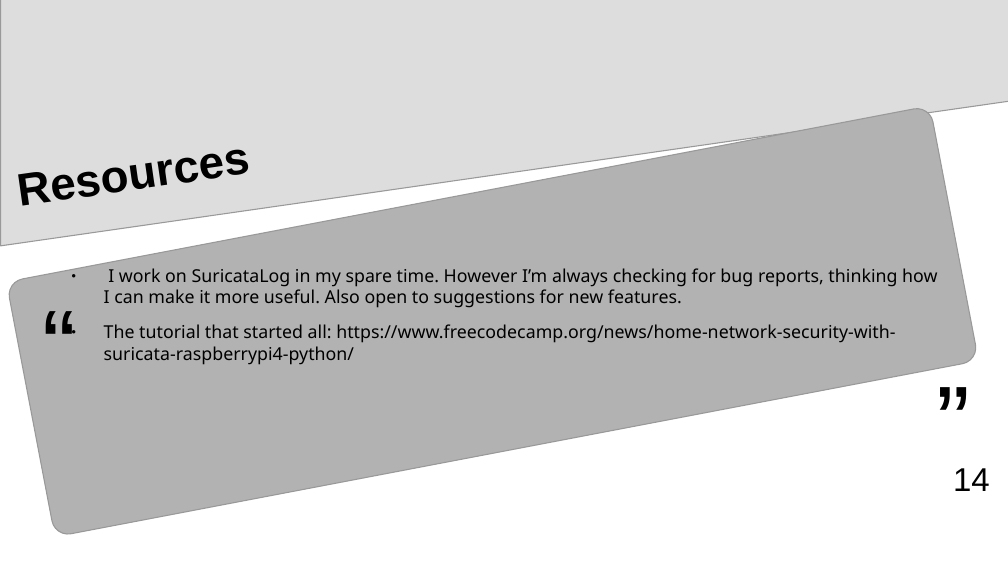
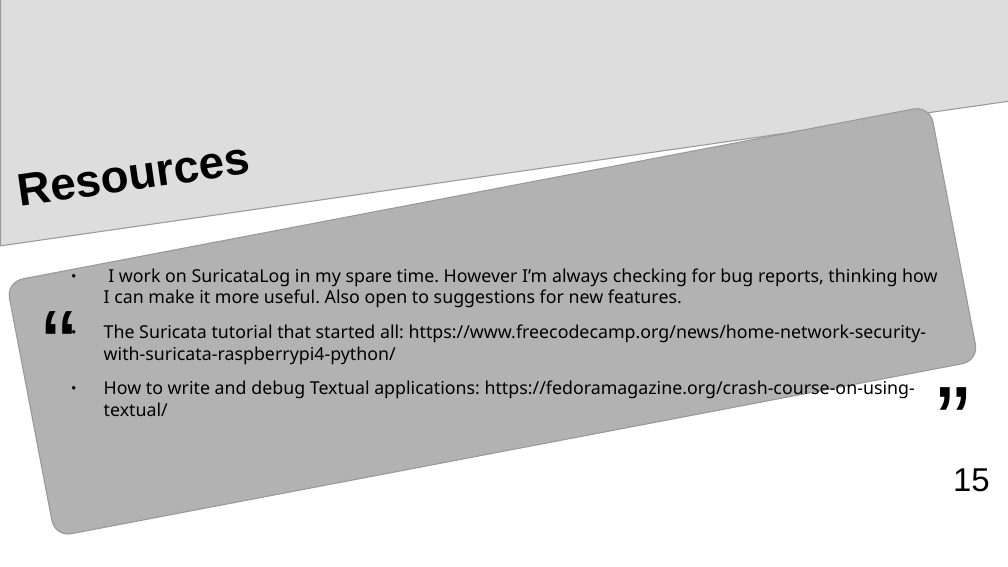
Before and after one commit to josevnz/SuricataLog, a slide deck: slide 15 of pre_SuriCon_2024/SuricataLog.odp (slide 14 before the commit). Drawn at 1008x567 pixels with LibreOffice and Linux fonts; fonts in the diff are those of the drawing. Boxes give left, top, right and bottom in pixels: in the first picture for what was removed or moved away, otherwise in the second. Text is boxed around its words. In the diff, an @@ line names an element or a change of style, - is before the commit and + after.

```diff
--- a/pre_SuriCon_2024/SuricataLog.odp
+++ b/pre_SuriCon_2024/SuricataLog.odp
@@ text at <box>104,324,927,416</box>: text changed @@
-● The tutorial that started all: https://www.freecodecamp.org/news/home-network-security-with-suricata-raspberrypi4-python/
+● The Suricata tutorial that started all: https://www.freecodecamp.org/news/home-network-security-with-suricata-raspberrypi4-python/
+● How to write and debug Textual applications: https://fedoramagazine.org/crash-course-on-using-textual/
@@ page number at <box>953,468,990,492</box>: text changed @@
-14
+15
```
Also in this commit, not shown: 2 other slides changed, 1 slide added, 2 other files.
